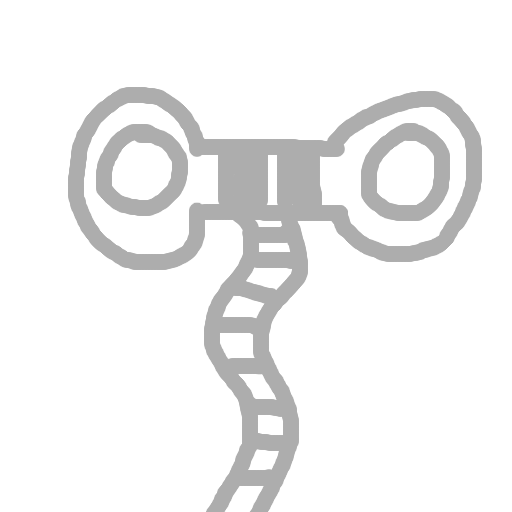
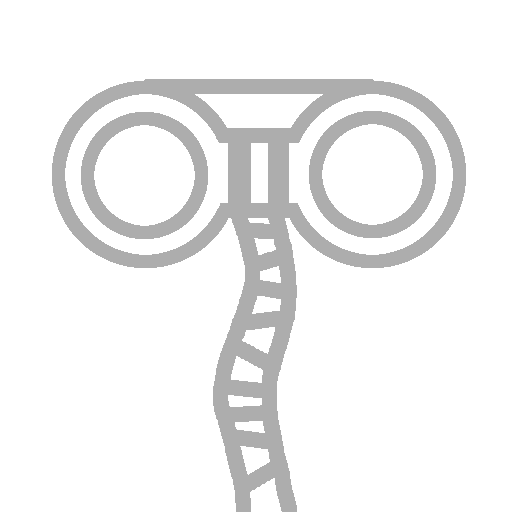
Revision of a layered 512x512 image; what changed, layer by layer:
added layer "Layer #3" above "Layer #2" over [52, 79, 466, 512]
hid "Layer #2" over [68, 87, 482, 512]
hid "Layer #1" over [78, 102, 468, 512]
hid "Layer" over [168, 160, 383, 184]
